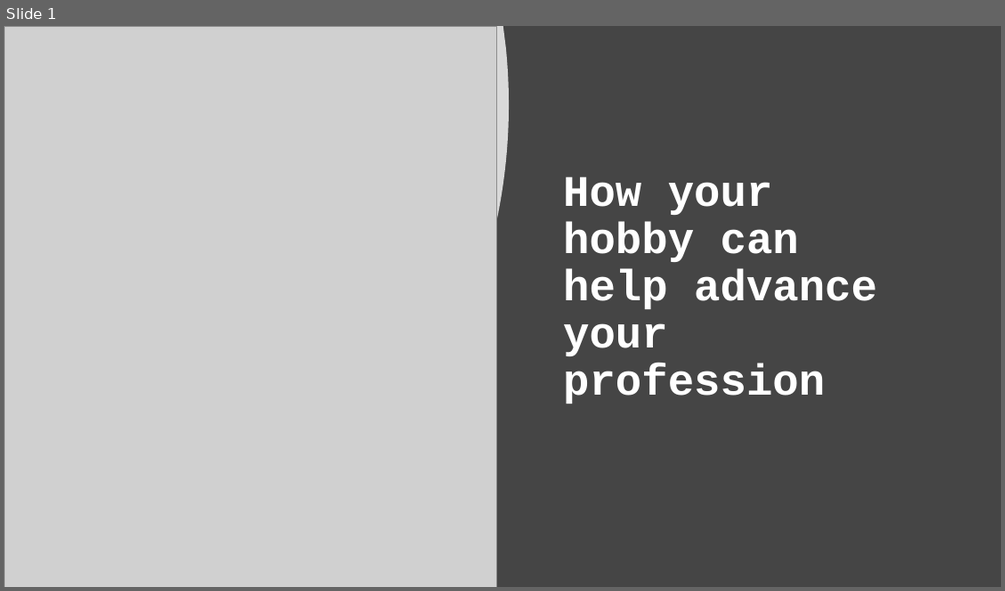
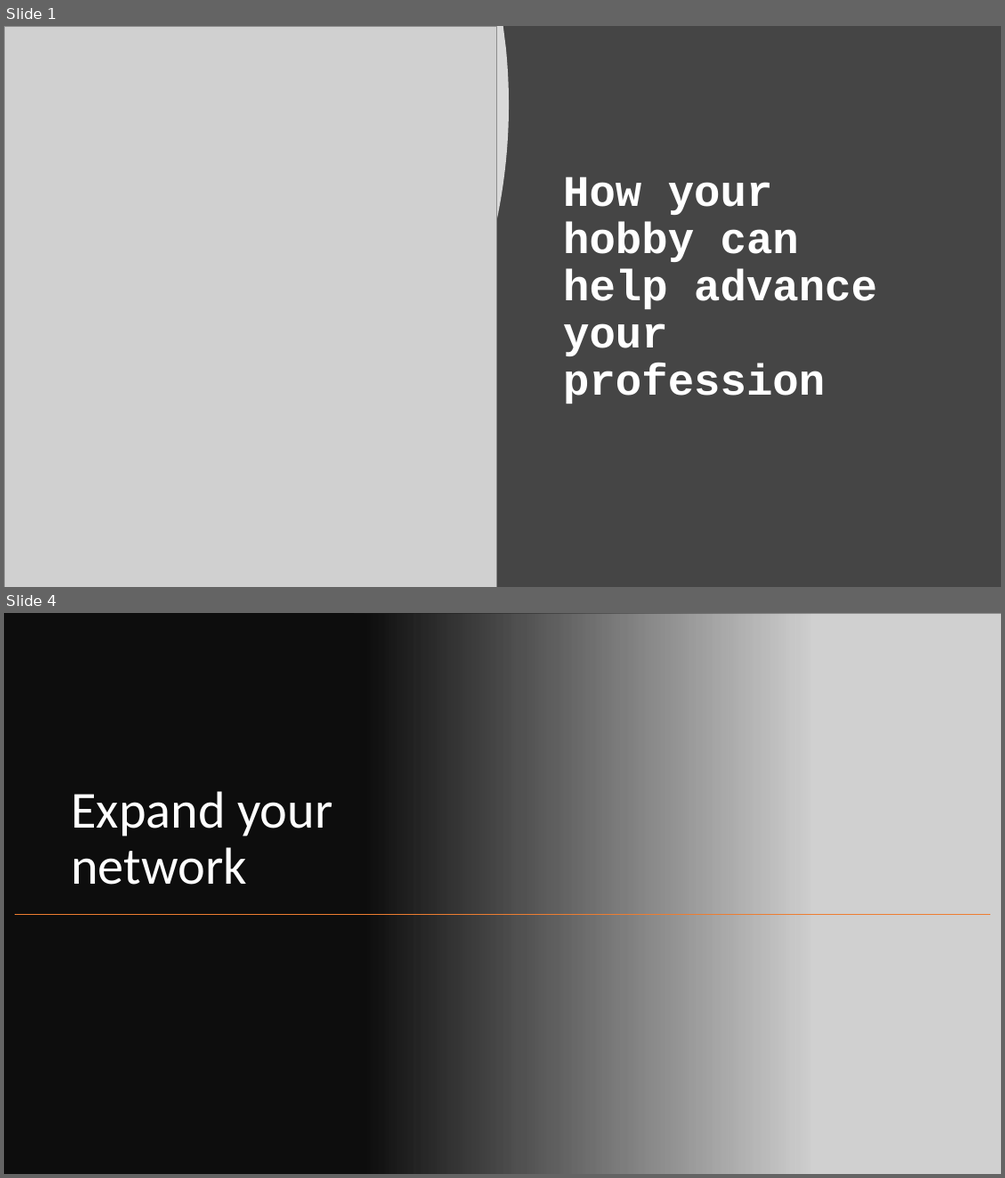
Before and after one commit to pulcher/hobby-helps-profession, a slide deck: How your hobby can help advance your profession.pptx. Shown one above the other, each under a label of ours: slide 1 before the commit, slides 1 and 4 after it; the slides between them are not shown. The pictures are 1005x591 and 1005x1178 pixels, drawn with LibreOffice and Linux fonts; fonts in the diff are those of the drawing; grey boxes stand for pictures. Boxes give left, top, right and bottom in pixels: in the first picture for what was removed or moved away, otherwise in the second. Text is boxed around its words. In the diff, an @@ line names an element or a change of style, - is before the commit and + after.

```diff
--- a/How your hobby can help advance your profession.pptx
+++ b/How your hobby can help advance your profession.pptx
@@ slide 4 added at <box>4,613,1001,1174</box>, background #FFFFFF @@
@@ rectangle added at <box>4,613,1001,1174</box>, fill #0D0D0D @@
@@ rectangle added at <box>4,613,1001,1174</box>, fill gradient #0D0D0D @@
@@ picture added at <box>354,613,1001,1174</box> @@
@@ title added at <box>71,791,332,884</box>, 50 pt, text #FFFFFF @@
+Expand your network
@@ line added from (990, 915) to (15, 915), #ED7D31 1 pt @@
```
Also in this commit, not shown: 1 slide changed, 13 other slides added.
